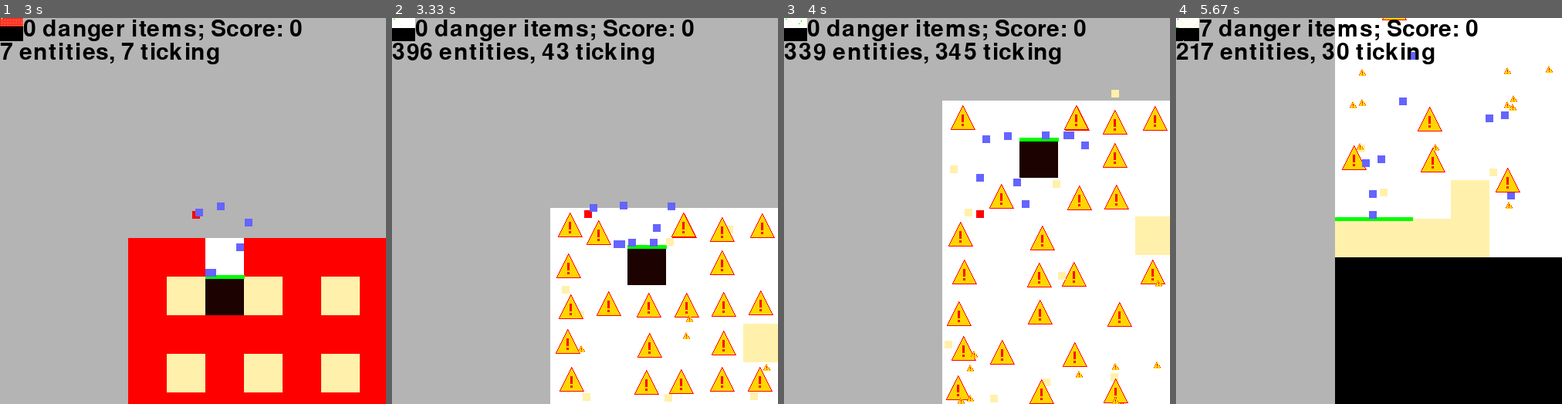
Above: before the commit, frames 1-4 (left to right).
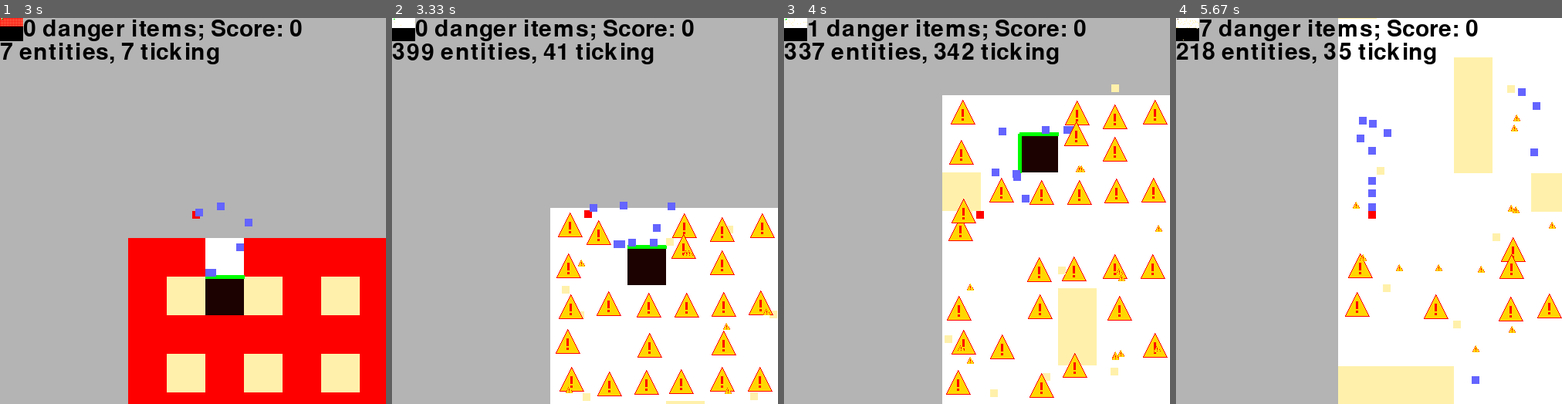
Above: after the commit, the same moments.

Repository: sillypantscoder/pygame_platformer_2
Game: pygame game, started from main.py
Same seed, same stepped clock (60 frames per second), same inputs: the game is played once before the commit and once after it.
Inputs:
- Up to frame 1 (3 s): click "Go >" at 0.38 s; click "danger.py" at 0.72 s; tap W at 1, 1.4, 1.7, 1.9, 2.2, 2.4, 2.7, 2.97 s; hold Up 1.33-1.8 s; hold Right 1.83-2.3 s; hold Left 2.33-2.87 s; hold Left from 2.9 s (still down)
- Up to frame 2 (3.33 s): tap W at 3.27 s; release Left at 3.3 s
- Up to frame 3 (4 s): hold W 3.33-3.7 s; tap W at 3.4, 3.8 s; hold A from 3.73 s (still down)
- Up to frame 4 (5.67 s): tap W at 4.1, 4.3, 4.63, 4.93, 5.2, 5.5, 5.63 s; release A at 4.2 s; hold W 4.23-4.53 s; hold A 4.57-5.1 s; hold A 5.13-5.53 s; hold W from 5.57 s (still down)

Frame 1 is identical in both runs. In frame 2, 2.4% of the frame differs, in the area x 0-100%, y 0-100%; in frame 3, 14%; in frame 4, 35%.

Commit message:
Added entity memory!
Entities can store whatever they want in their memory. This is for help with AI calculation.

Diff:
--- a/main.py
+++ b/main.py
@@ -98,7 +98,7 @@
 totalScreen = pygame.Surface((BOARDSIZE[0] * CELLSIZE, BOARDSIZE[1] * CELLSIZE))
 
 def explosion(cx, cy, rad):
-	things.append(Particle((cx * CELLSIZE) + (0.5 * CELLSIZE), (cy * CELLSIZE) + (0.5 * CELLSIZE)))
+	Particle((cx * CELLSIZE) + (0.5 * CELLSIZE), (cy * CELLSIZE) + (0.5 * CELLSIZE))
 	more = []
 	for x in range(cx - rad, cx + rad + 1):
 		for y in range(cy - rad, cy + rad + 1):
@@ -111,24 +111,27 @@
 			elif WORLD[x][y] == 4:
 				WORLD[x][y] = 0
 				s = MovingBlock(x * CELLSIZE, y * CELLSIZE)
-				things.append(s)
 	for t in things:
 		if pygame.Rect(cx - rad, cy - rad, rad * 2, rad * 2).collidepoint((t.x / CELLSIZE, t.y / CELLSIZE)):
 			t.vx += (random.random() * 4) - 2
 			t.vy += (random.random() * 4) - 2
 	for l in more:
 		explosion(*l, 2)
-	if random.random() < 0.3: things.append(Item((cx * CELLSIZE) + (0.5 * CELLSIZE), (cy * CELLSIZE) + (0.5 * CELLSIZE)))
+	if random.random() < 0.3: Item((cx * CELLSIZE) + (0.5 * CELLSIZE), (cy * CELLSIZE) + (0.5 * CELLSIZE))
 
 class Entity:
 	color = (0, 0, 0)
 	def __init__(self, x, y):
+		global things
 		self.x = x
 		self.y = y
 		self.vx = 0
 		self.vy = 0
 		self.standing = False
 		self.ticking = True
+		self.memory = None
+		self.initmemory()
+		things.append(self)
 	def draw(self, playerx, playery):
 		pygame.draw.rect(screen, self.color, pygame.Rect(self.x, self.y, 10, 10).move((250 - playerx, 250 - playery)))
 	def tick(self):
@@ -175,7 +178,6 @@
 							WORLD[math.floor(platform.left / CELLSIZE)][math.floor(platform.top / CELLSIZE)] = 0
 							s = MovingBlock(*platform.topleft)
 							s.vy = 3
-							things.append(s)
 				else:
 					if platform.left - thisEntity.right > -5:
 						# Entity is bumping into left side of platform!
@@ -199,7 +201,7 @@
 			self.vy = 0
 			print("Entity " + str(self) + " went too fast!")
 		self.tickmove()
-		if len(things) < 20 or pygame.key.get_pressed()[pygame.K_a]: self.opt_ai_calc()
+		if len(things) < 20 or pygame.key.get_pressed()[pygame.K_a] or alwaystick: self.opt_ai_calc()
 	def tickmove(self):
 		pass
 	def despawn(self):
@@ -216,11 +218,14 @@
 	def opt_ai_calc(self):
 		pass
 	def drop(self, item):
-		things.append(item(self.x + random.randint(-10, 10), self.y + random.randint(10, 25)))
+		item(self.x + random.randint(-10, 10), self.y + random.randint(10, 25))
+	def initmemory(self):
+		self.memory = {}
 
 class Player(Entity):
 	color = (255, 0, 0)
 	def tickmove(self):
+		if self in things: things.remove(self)
 		keys = pygame.key.get_pressed()
 		if keys[pygame.K_LEFT]:
 			self.vx -= 1
@@ -234,35 +239,21 @@
 
 class Monster(Entity):
 	color = (0, 150, 0)
-	def __init__(self, x, y):
-		self.x = x
-		self.y = y
-		self.vx = 0
-		self.vy = 0
-		self.standing = False
-		self.ticking = False
-		self.direction = None
+	def initmemory(self):
+		self.memory = {"direction": None}
 	def opt_ai_calc(self):
 		if self.standing and random.random() < 0.06: self.vy = -3.1
-		if self.direction:
-			self.vx += self.direction
-			if random.random() < 0.1: self.direction = None
+		if self.memory["direction"]:
+			self.vx += self.memory["direction"]
+			if random.random() < 0.1: self.memory["direction"] = None
 		else:
-			self.direction = random.choice([1, -1])
+			self.memory["direction"] = random.choice([1, -1])
 	def despawn(self):
 		for i in range(random.choice([0, 1, 2, 3])):
 			self.drop(Item)
 
 class ExplodingMonster(Monster):
 	color = (0, 255, 0)
-	def __init__(self, x, y):
-		self.x = x
-		self.y = y
-		self.vx = 0
-		self.vy = 0
-		self.standing = False
-		self.ticking = False
-		self.direction = None
 	def despawn(self):
 		self.createExplosion(3)
 		for i in range(random.choice([0, 1, 2, 3])):
@@ -270,73 +261,44 @@
 
 class Spawner(Entity):
 	color = (0, 0, 150)
-	def __init__(self, x, y):
-		self.x = x
-		self.y = y
-		self.vx = 0
-		self.vy = 0
-		self.standing = False
-		self.ticking = False
-		self.direction = None
 	def tickmove(self):
-		if random.random() < 0.1: things.append(Monster(self.x, self.y))
-		if random.random() < 0.005: things.append(ExplodingMonster(self.x, self.y))
+		if random.random() < 0.1: Monster(self.x, self.y)
+		if random.random() < 0.005: ExplodingMonster(self.x, self.y)
 
 class Item(Entity):
-	def __init__(self, x, y):
-		self.x = x
-		self.y = y
-		self.vx = 0
-		self.vy = 10
-		self.standing = False
-		self.img = "danger"
-		self.ticking = False
-		self.direction = None
-		self.img_surface = pygame.transform.scale(pygame.image.load(self.img + ".png"), (10, 10))
+	def initmemory(self):
+		self.memory = {"img": "danger", "img_surface": None}
 	def draw(self, playerx, playery):
-		screen.blit(self.img_surface, (self.x + (250 - playerx), self.y + (250 - playery)))
+		if (not self.memory["img_surface"]): self.memory["img_surface"] = pygame.transform.scale(pygame.image.load(self.memory["img"] + ".png"), (10, 10))
+		screen.blit(self.memory["img_surface"], (self.x + (250 - playerx), self.y + (250 - playery)))
 		if pygame.Rect(self.x, self.y, 10, 10).colliderect(pygame.Rect(playerx, playery, 10, 10)):
 			self.die()
-			gainitem(self.img)
+			gainitem(self.memory["img"])
 		for t in things:
 			if isinstance(t, Allay) and pygame.Rect(self.x, self.y, 10, 10).colliderect(pygame.Rect(t.x, t.y, 10, 10)):
 				self.die()
-				gainitem(self.img)
+				gainitem(self.memory["img"])
 	def opt_ai_calc(self):
 		if self.vy >= 0.5: self.vy = 0.5
 
+
+
 class ScoreItem(Item):
-	def __init__(self, x, y):
-		self.x = x
-		self.y = y
-		self.vx = 0
-		self.vy = 10
-		self.standing = False
-		self.img = "score"
-		self.direction = None
-		self.ticking = False
-		self.img_surface = pygame.transform.scale(pygame.image.load(self.img + ".png"), (10, 10))
+	def initmemory(self):
+		self.memory = {"img": "score", "img_surface": None}
 
 class Particle(Entity):
-	def __init__(self, x, y):
-		self.x = x
-		self.y = y
-		self.vx = 0
-		self.vy = 0
-		self.standing = False
-		self.img = "danger"
-		self.ticks = 100
-		self.direction = None
-		self.ticking = False
-		self.img_surface = pygame.image.load(self.img + ".png")
+	def initmemory(self):
+		self.memory = {"img": "danger", "img_surface": None, "ticks": 100}
 	def draw(self, playerx, playery):
-		screen.blit(self.img_surface, (self.x + (250 - playerx) + (self.img_surface.get_width() * -0.5), self.y + (250 - playery) + (self.img_surface.get_width() * -0.5)))
-		if self.ticks < 1:
+		if (not self.memory["img_surface"]): self.memory["img_surface"] = pygame.image.load(self.memory["img"] + ".png")
+		screen.blit(self.memory["img_surface"], (self.x + (250 - playerx) + (self.memory["img_surface"].get_width() * -0.5), self.y + (250 - playery) + (self.memory["img_surface"].get_width() * -0.5)))
+		if self.memory["ticks"] < 1:
 			self.die()
 	def tickmove(self):
 		self.vy = 0
 		self.vx = 0
-		self.ticks -= 1
+		self.memory["ticks"] -= 1
 
 class MovingBlock(Entity):
 	color = TAN
@@ -378,8 +340,8 @@
 		items[item] = 0
 	items[item] += 1
 
+things = []
 player = Player(100, 0)
-things = []
 items = {
 	"danger": 0,
 	"score": 0
@@ -396,7 +358,7 @@
 			pos = pygame.mouse.get_pos()
 			if items["danger"] >= 15:
 				items["danger"] -= 15
-				things.append(Spawner(pos[0] + (player.x - 250), pos[1] + (player.y - 250)))
+				Spawner(pos[0] + (player.x - 250), pos[1] + (player.y - 250))
 		if event.type == pygame.KEYDOWN:
 			keys = pygame.key.get_pressed()
 			if keys[pygame.K_SPACE]:
@@ -406,13 +368,13 @@
 			if keys[pygame.K_z]:
 				if items["danger"] >= 5:
 					items["danger"] -= 5
-					things.append(Spawner(random.randint(0, BOARDSIZE[0] * CELLSIZE), random.randint(0, BOARDSIZE[1] * CELLSIZE)))
+					Spawner(random.randint(0, BOARDSIZE[0] * CELLSIZE), random.randint(0, BOARDSIZE[1] * CELLSIZE))
 			if keys[pygame.K_q]:
 				for t in things:
 					if isinstance(t, (Item, Monster, Spawner)) and not isinstance(t, ScoreItem):
 						t.die()
 			if keys[pygame.K_w]:
-				things.append(Allay(player.x, player.y))
+				Allay(player.x, player.y)
 	# DRAWING ------------
 	screen.fill(GRAY)
 	totalScreen.fill(WHITE)
@@ -443,7 +405,7 @@
 			else: t.ticking = False
 	# Spawning
 	if random.random() < 0.001:
-		things.append(Spawner(random.randint(0, BOARDSIZE[0] * CELLSIZE), random.randint(0, BOARDSIZE[1] * CELLSIZE)))
+		Spawner(random.randint(0, BOARDSIZE[0] * CELLSIZE), random.randint(0, BOARDSIZE[1] * CELLSIZE))
 	# Players & Screen
 	player.tick()
 	for t in things:
@@ -455,8 +417,8 @@
 		# Despawning
 		if random.random() < 0.005 and not isinstance(t, Item):
 			t.die()
-		elif random.random() < 0.0001 and isinstance(t, Item):
-			t.die()
+		#elif random.random() < 0.0001 and isinstance(t, Item):
+			#t.die()
 		# Dying
 		elif t.y + 10 > BOARDSIZE[1] * CELLSIZE:
 			t.die()
